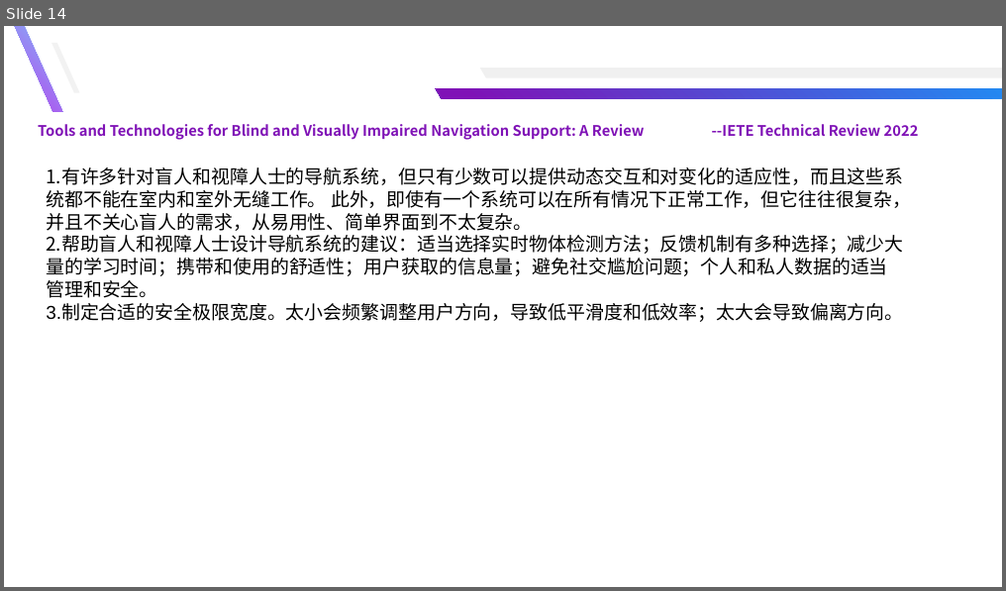
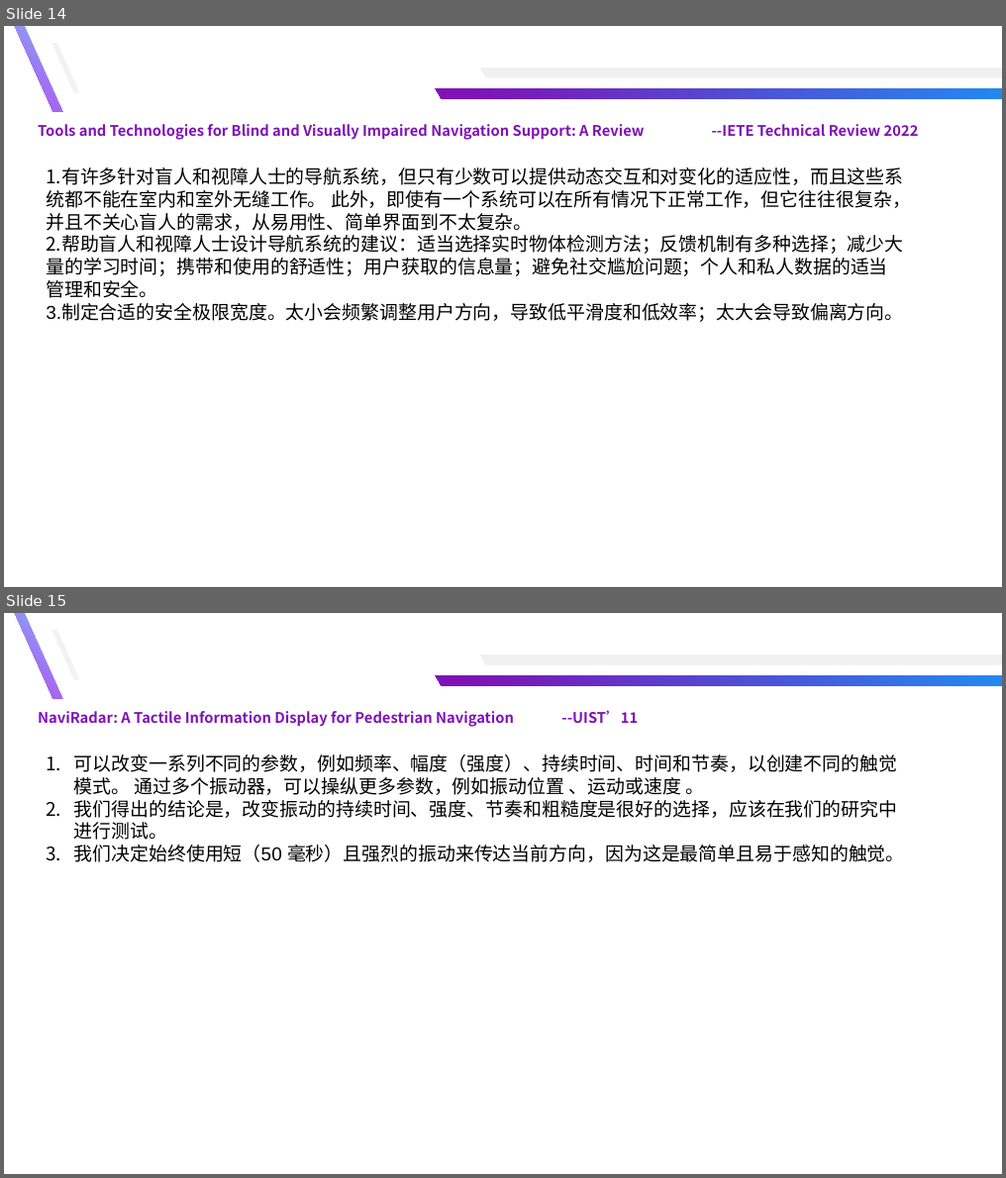
Before and after one commit to yuyongsong/Paper, a slide deck: 记录.pptx. Shown one above the other, each under a label of ours: slide 14 before the commit, slides 14 and 15 after it. The pictures are 1006x591 and 1006x1178 pixels, drawn with LibreOffice and Linux fonts; fonts in the diff are those of the drawing. Boxes give left, top, right and bottom in pixels: in the first picture for what was removed or moved away, otherwise in the second. Text is boxed around its words. In the diff, an @@ line names an element or a change of style, - is before the commit and + after.

```diff
--- a/记录.pptx
+++ b/记录.pptx
@@ slide 15 added at [4,613,1002,1174], background #FFFFFF @@
@@ freeform shape added at [15,613,62,699], fill gradient #81BDF8 to #B543ED @@
@@ freeform shape added at [52,630,80,679], fill #F2F2F2 @@
@@ freeform shape added at [480,655,1002,665], fill #F0F0F0 @@
@@ freeform shape added at [436,676,1002,686], fill gradient #228AF2 to #7F12B6 @@
@@ text added at [38,710,638,727], 14 pt, text #7F12B6, bold @@
+NaviRadar: A Tactile Information Display for Pedestrian Navigation --UIST’11
@@ text added at [74,755,905,862], 18 pt, text #000000 @@
+1. 可以改变一系列不同的参数，例如频率、幅度（强度）、持续时间、时间和节奏，以创建不同的触觉模式。 通过多个振动器，可以操纵更多参数，例如振动位置 、运动或速度 。
+2. 我们得出的结论是，改变振动的持续时间、强度、节奏和粗糙度是很好的选择，应该在我们的研究中进行测试。
+3. 我们决定始终使用短（50 毫秒）且强烈的振动来传达当前方向，因为这是最简单且易于感知的触觉。
```
Also in this commit, not shown: 7 other files.
